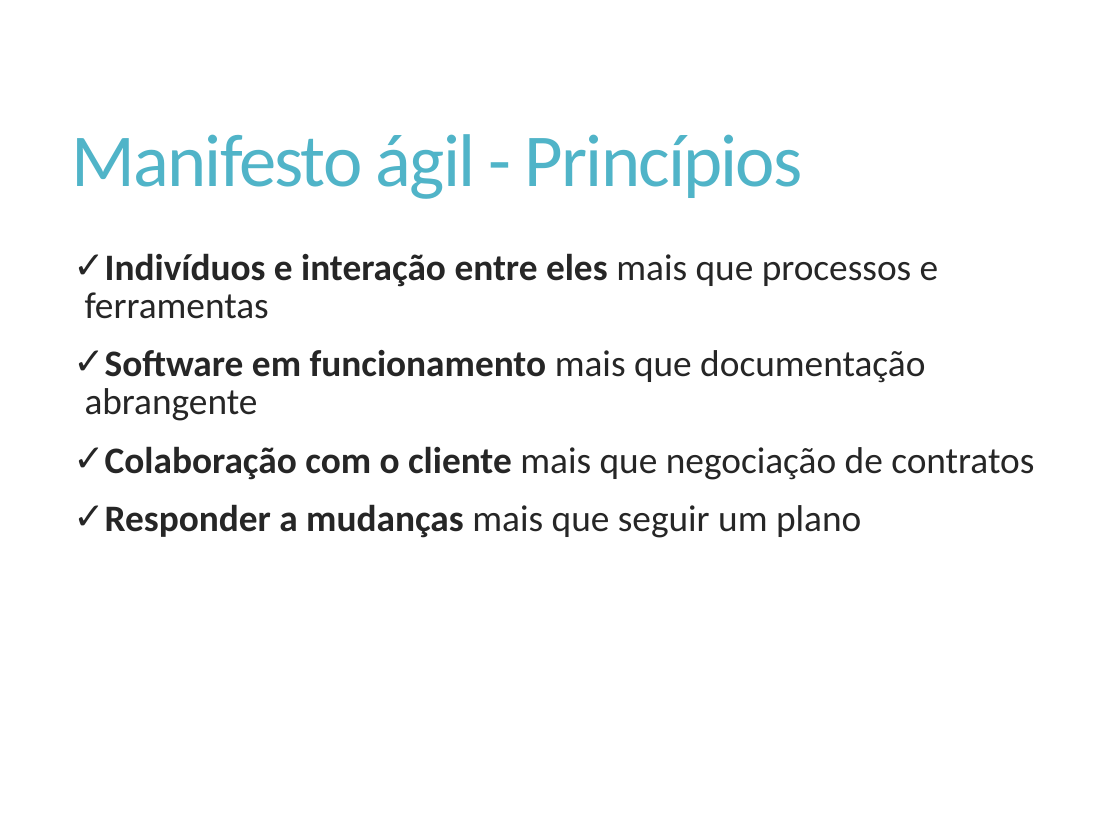
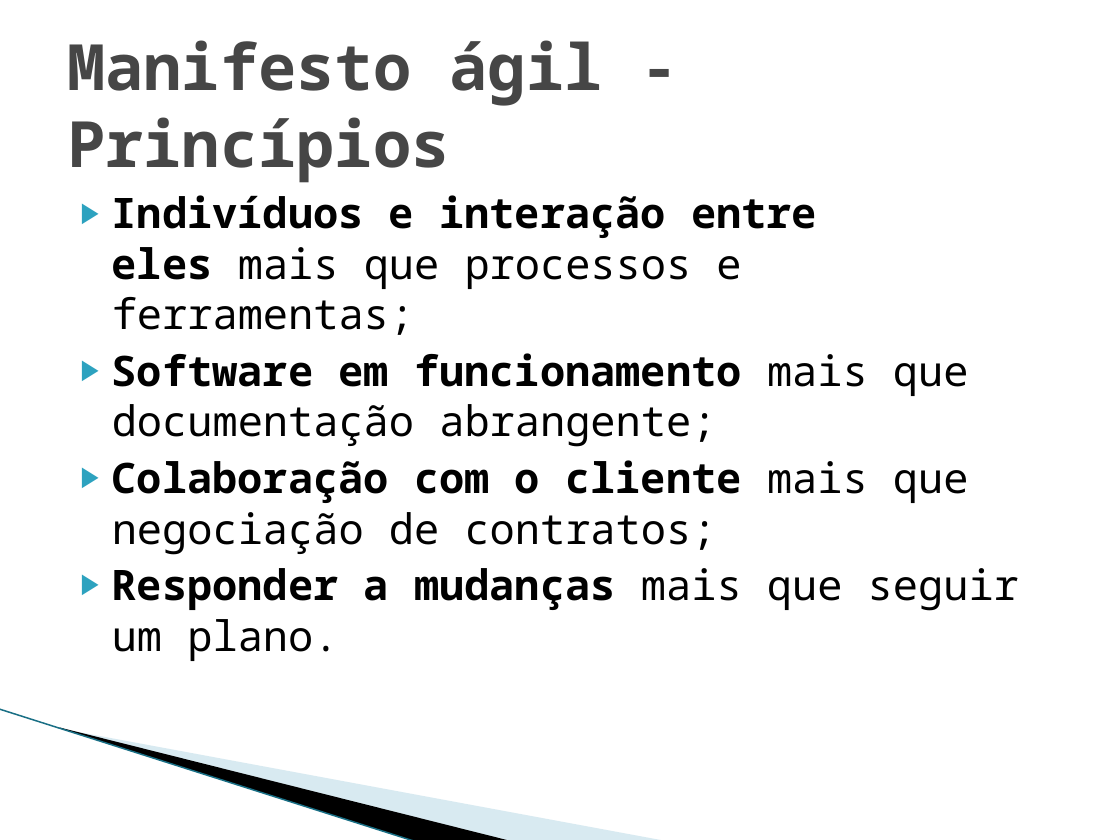
Before and after one commit to Elton-Garbin/TCC-2016, a slide deck: slide 10 of StartIdea/StartIdea.Docs/Apresentacao.pptx. Drawn at 1120x840 pixels with LibreOffice and Linux fonts; fonts in the diff are those of the drawing; background and template pictures are left out. Boxes give left, top, right and bottom in pixels: in the first picture for what was removed or moved away, otherwise in the second. Text is boxed around its words. In the diff, an @@ line names an element or a change of style, - is before the commit and + after.

```diff
--- a/StartIdea/StartIdea.Docs/Apresentacao.pptx
+++ b/StartIdea/StartIdea.Docs/Apresentacao.pptx
@@ title "Manifesto ágil - Princípios" moved from (x1=72, y1=134, x2=803, y2=199) to (x1=67, y1=40, x2=603, y2=183) @@
@@ title "Manifesto ágil - Princípios" at (x1=67, y1=40, x2=603, y2=183): size 48 to 41 pt, font Calibri to Noto Sans Mono, text colour #50B4C8 to #464646, letter spacing -1.2 to 0 pt, bold on; line spacing 0.9 to 1 @@
@@ text at (x1=112, y1=195, x2=1019, y2=661): text changed; size 24 to 27 pt; font Calibri to Noto Sans Mono; text colour #262626 to #000000 @@
-✓ Indivíduos e interação entre eles mais que processos e ferramentas
-✓ Software em funcionamento mais que documentação abrangente
-✓ Colaboração com o cliente mais que negociação de contratos
-✓ Responder a mudanças mais que seguir um plano
+▶ Indivíduos e interação entre eles mais que processos e ferramentas;
+▶ Software em funcionamento mais que documentação abrangente;
+▶ Colaboração com o cliente mais que negociação de contratos;
+▶ Responder a mudanças mais que seguir um plano.
@@ line added from (0, 709) to (416, 840), #97C5D8 0.95 pt @@
@@ freeform shape added at (x1=59, y1=727, x2=512, y2=840), fill #000000 @@
@@ freeform shape added at (x1=62, y1=728, x2=666, y2=840), fill #A0CBDC at 40% opacity @@
```
Also in this commit, not shown: 18 other slides changed, 41 slides added, 1 slide removed, 3 other files.
